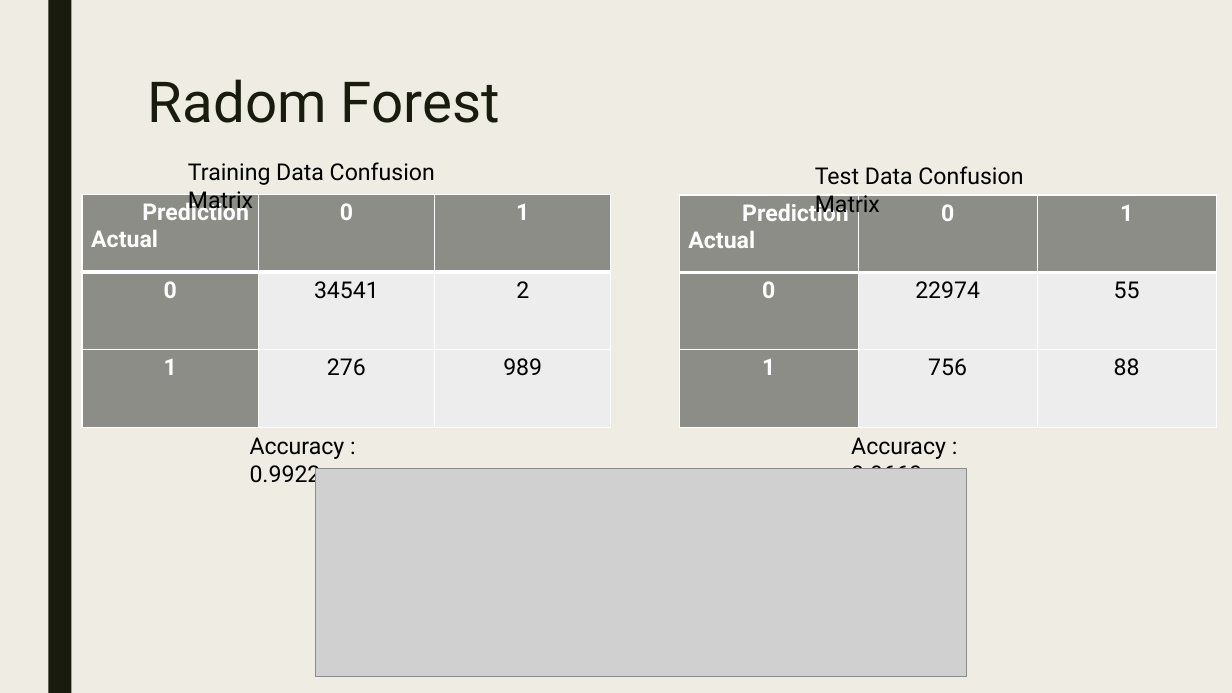
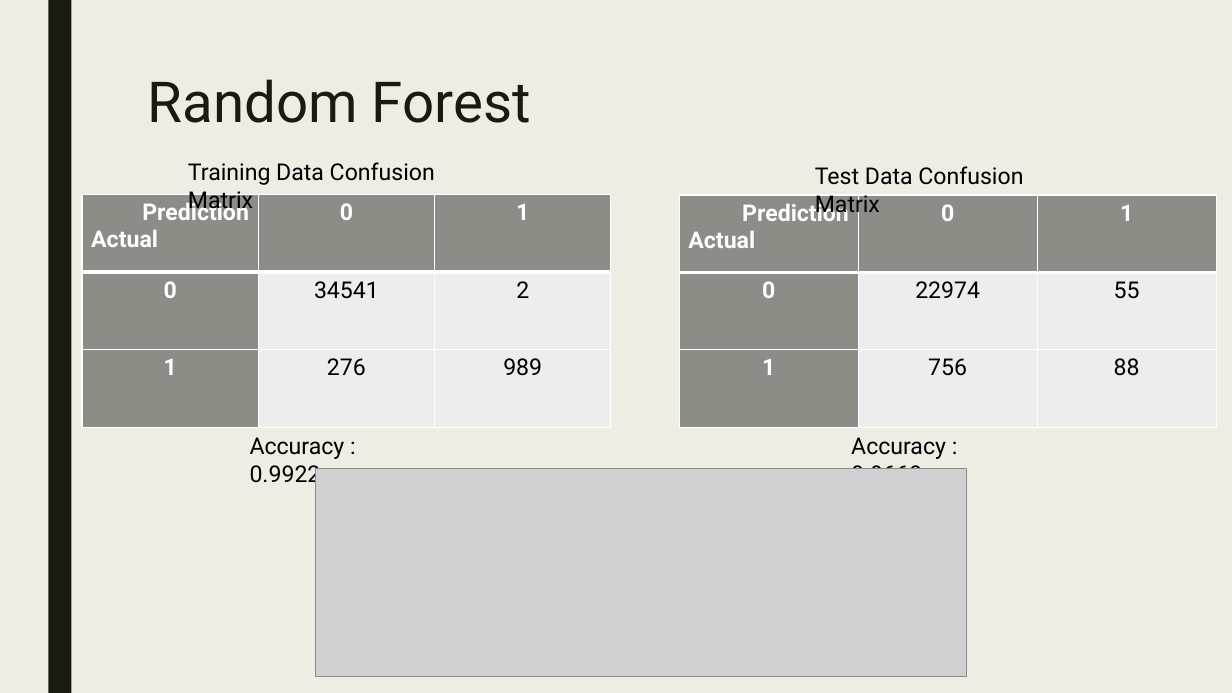
Before and after one commit to Preetikasri/UFO-Sightings-Analysis, a slide deck: slide 12 of ufo_presentation_v3.pptx. Drawn at 1232x693 pixels with LibreOffice and Linux fonts; fonts in the diff are those of the drawing; grey boxes stand for pictures. Boxes give left, top, right and bottom in pixels: in the first picture for what was removed or moved away, otherwise in the second. Text is boxed around its words. In the diff, an @@ line names an element or a change of style, - is before the commit and + after.

```diff
--- a/ufo_presentation_v3.pptx
+++ b/ufo_presentation_v3.pptx
@@ title at box(148, 79, 531, 123): text changed @@
-Radom Forest
+Random Forest
```
Also in this commit, not shown: 2 other slides changed, 1 slide added.
